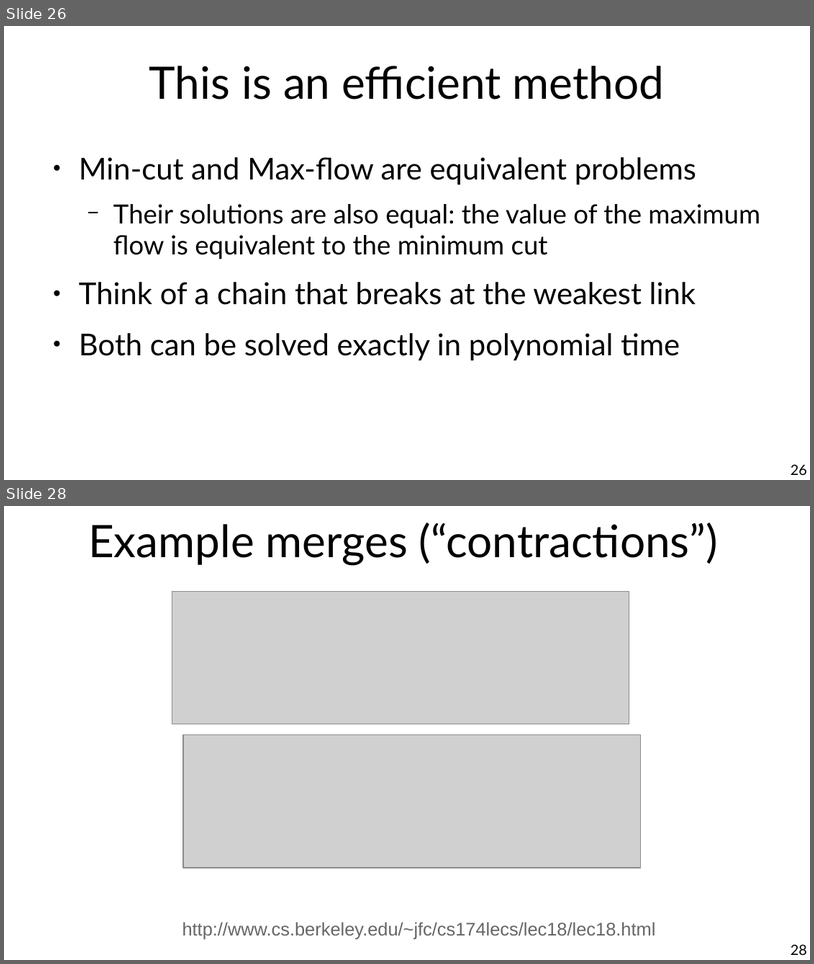
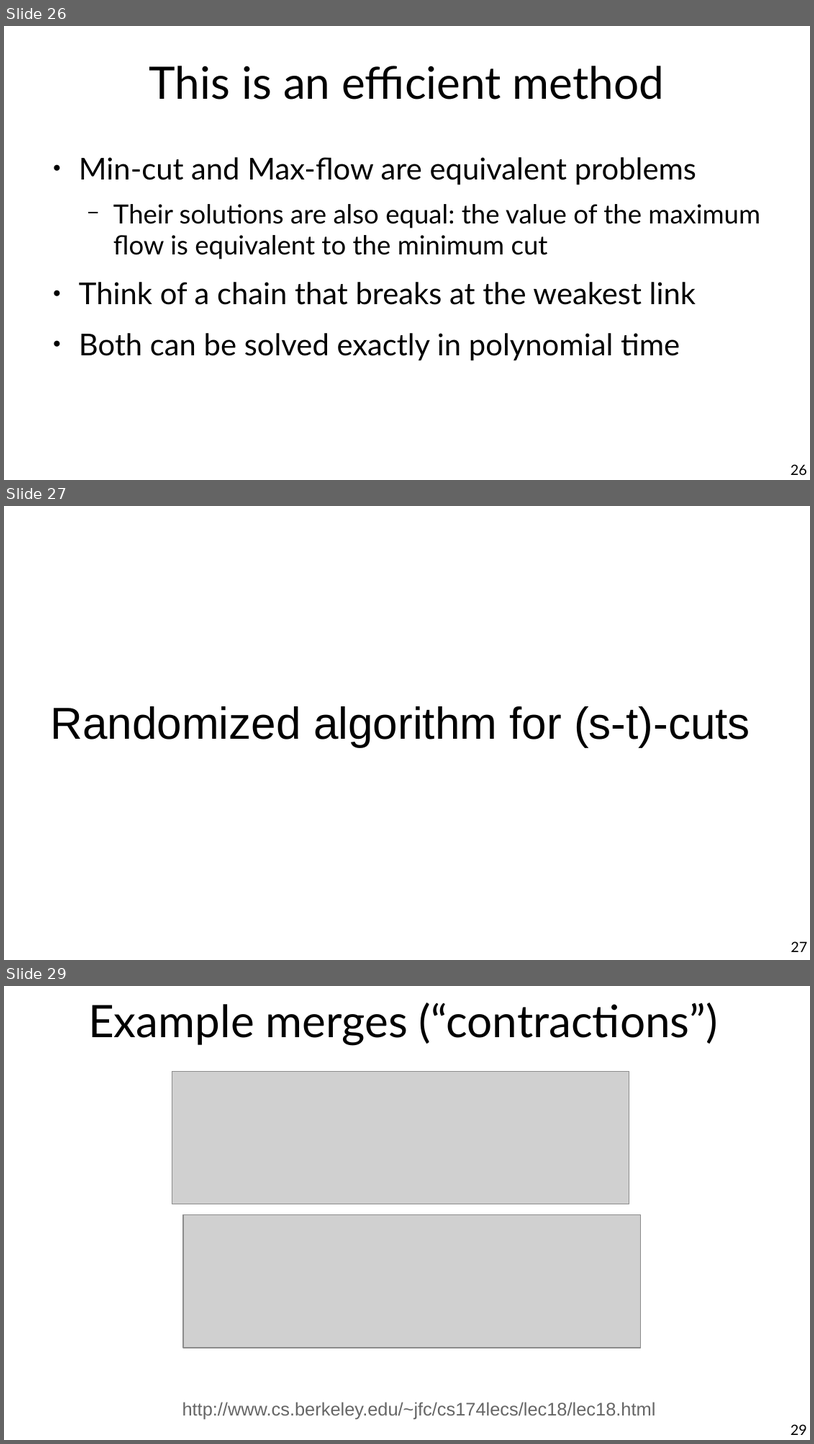
Before and after one commit to chatox/networks-science-course, a slide deck: theory/tt12_network_flows.odp. Shown one above the other, each under a label of ours: slides 26 and 28 before the commit, slides 26, 27 and 29 after it; the slides between them are not shown. The pictures are 814x964 and 814x1444 pixels, drawn with LibreOffice and Linux fonts; fonts in the diff are those of the drawing; grey boxes stand for pictures. Boxes give left, top, right and bottom in pixels: in the first picture for what was removed or moved away, otherwise in the second. Text is boxed around its words. In the diff, an @@ line names an element or a change of style, - is before the commit and + after.

```diff
--- a/theory/tt12_network_flows.odp
+++ b/theory/tt12_network_flows.odp
@@ slide 27 added at (x1=4, y1=506, x2=810, y2=960), background #FFFFFF @@
@@ title added at (x1=50, y1=706, x2=751, y2=746), 44 pt, text #000000 @@
+Randomized algorithm for (s-t)-cuts
@@ page number added at (x1=791, y1=941, x2=808, y2=952), 14 pt, text #000000 @@
+27
@@ what was slide 28 is now slide 29 @@
@@ page number at (x1=791, y1=1424, x2=808, y2=1435): text changed @@
-28
+29
```
Also in this commit, not shown: 12 slides changed, 2 other slides added, 1 slide removed, 1 other file.
